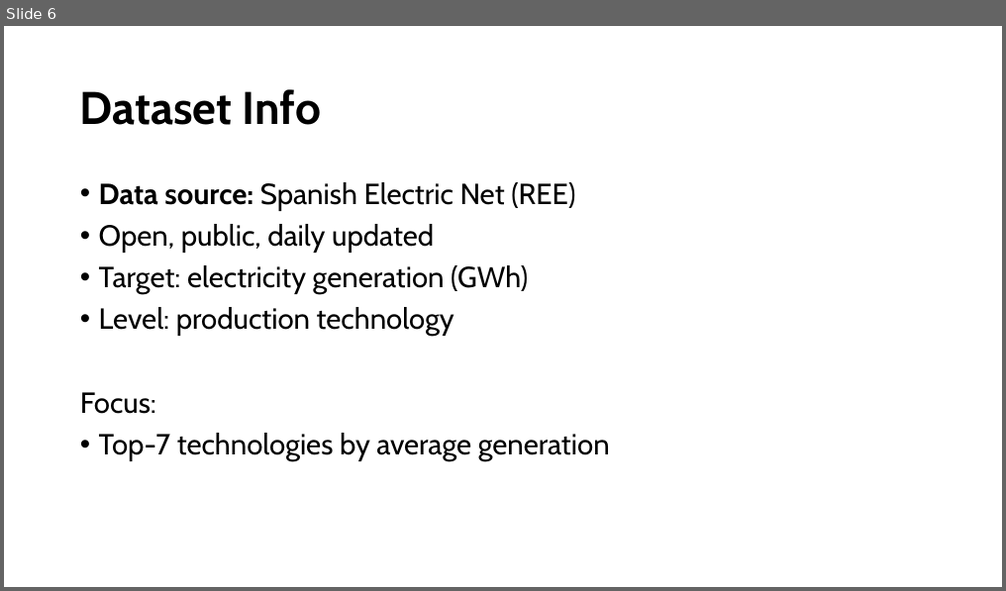
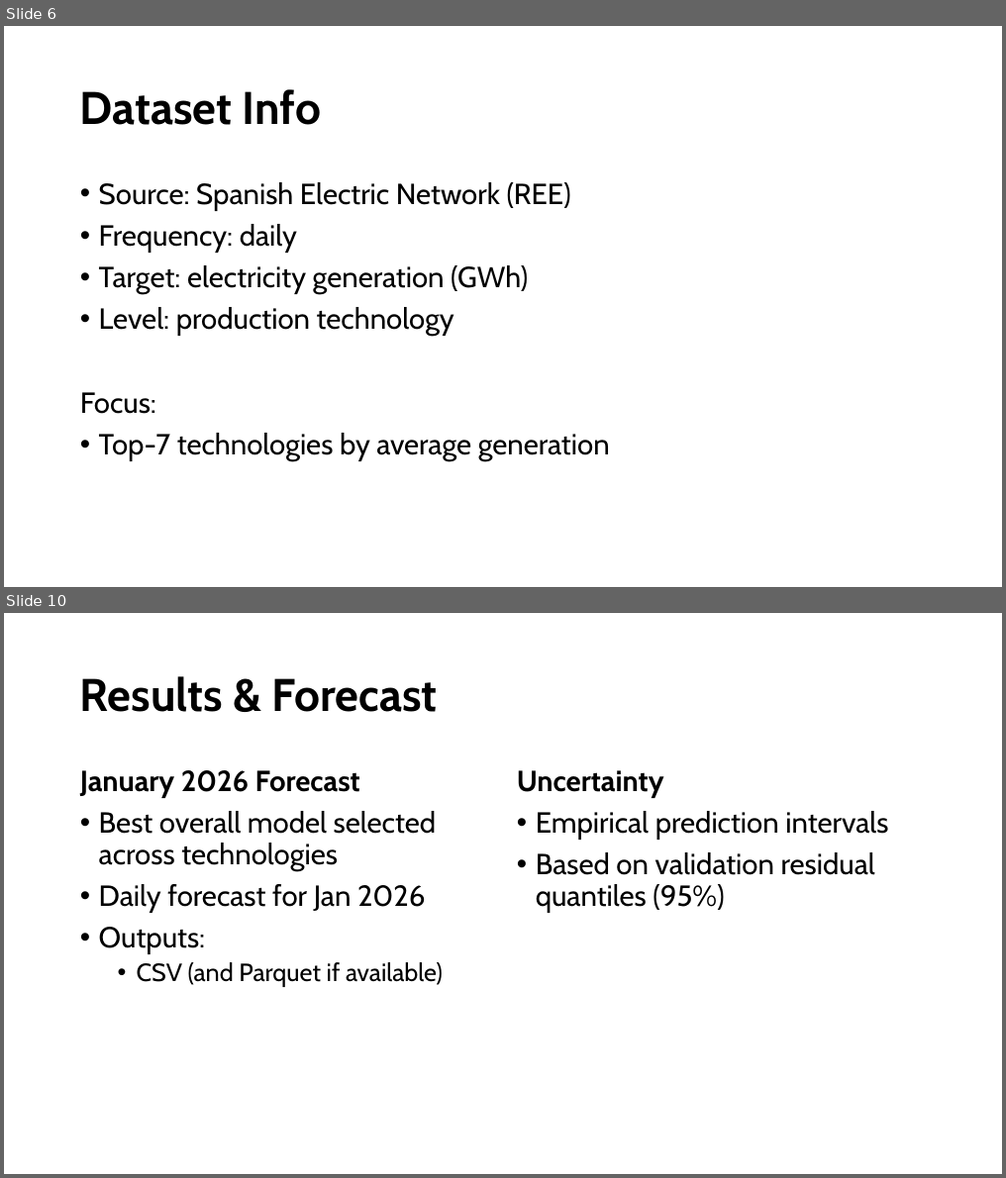
Before and after one commit to mireiamonbu/Spanish-Forecasters-MireiaMontoya-EnriqueRuiz, a slide deck: presentation/CapstonProject.pptx. Shown one above the other, each under a label of ours: slide 6 before the commit, slides 6 and 10 after it; the slides between them are not shown. The pictures are 1006x591 and 1006x1178 pixels, drawn with LibreOffice and Linux fonts; fonts in the diff are those of the drawing. Boxes give left, top, right and bottom in pixels: in the first picture for what was removed or moved away, otherwise in the second. Text is boxed around its words. In the diff, an @@ line names an element or a change of style, - is before the commit and + after.

```diff
--- a/presentation/CapstonProject.pptx
+++ b/presentation/CapstonProject.pptx
@@ slide 10 added at <box>4,613,1002,1174</box>, background #FFFFFF @@
@@ title added at <box>80,676,438,712</box>, 44 pt, text #000000, bold @@
+Results & Forecast
@@ text added at <box>80,770,443,987</box>, 28 pt, text #000000 @@
+January 2026 Forecast
+• Best overall model selected across technologies
+• Daily forecast for Jan 2026
+• Outputs:
+  • CSV (and Parquet if available)
@@ text added at <box>517,770,888,913</box>, 28 pt, text #000000 @@
+Uncertainty
+• Empirical prediction intervals
+• Based on validation residual quantiles (95%)
@@ slide 6 changed as well @@
@@ text at <box>99,182,571,253</box>: text changed @@
-• Data source: Spanish Electric Net (REE)
-• Open, public, daily updated
+• Source: Spanish Electric Network (REE)
+• Frequency: daily
```
Also in this commit, not shown: 4 other slides changed, 5 other slides added, 2 slides removed, 1 other file.
